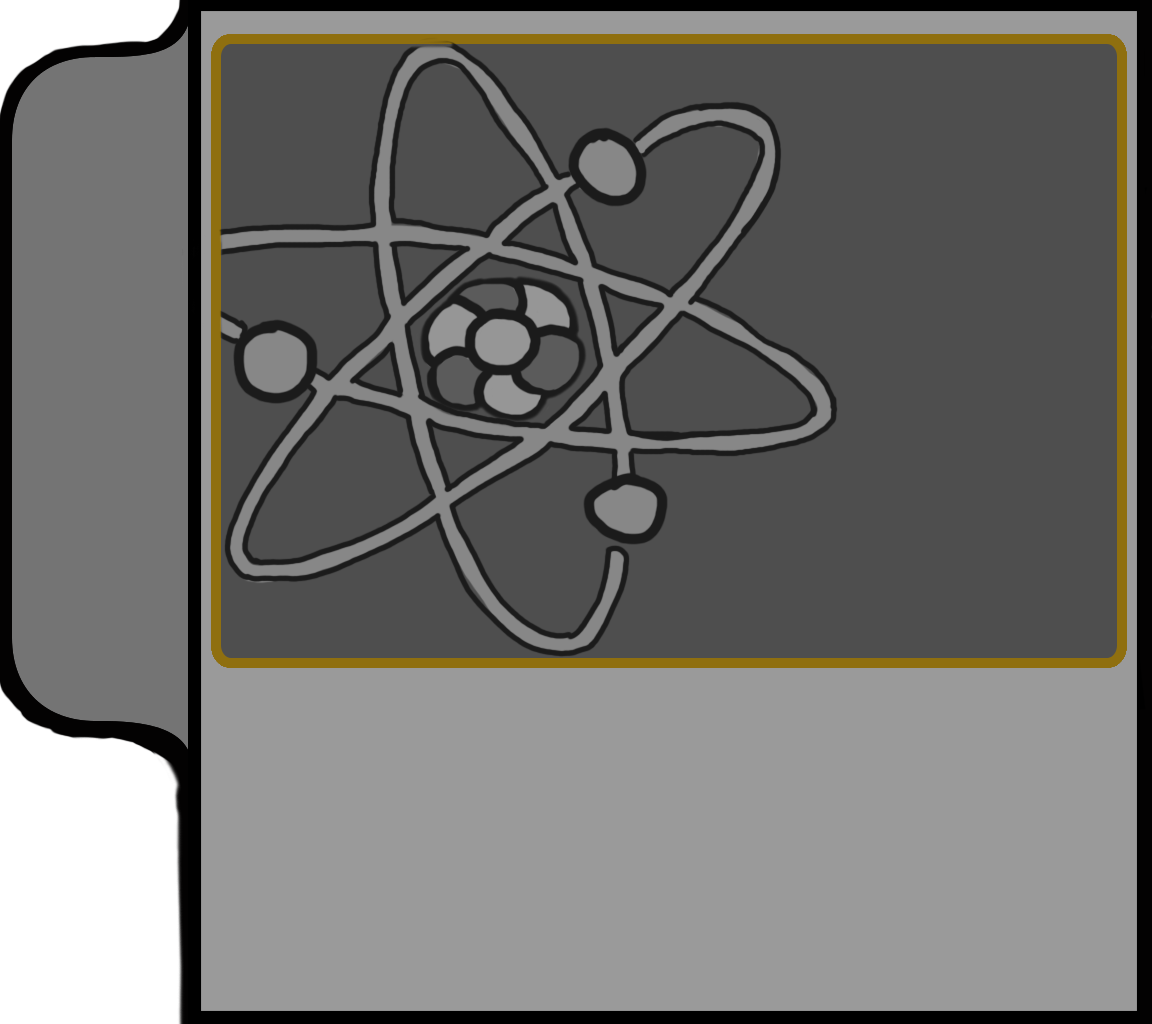
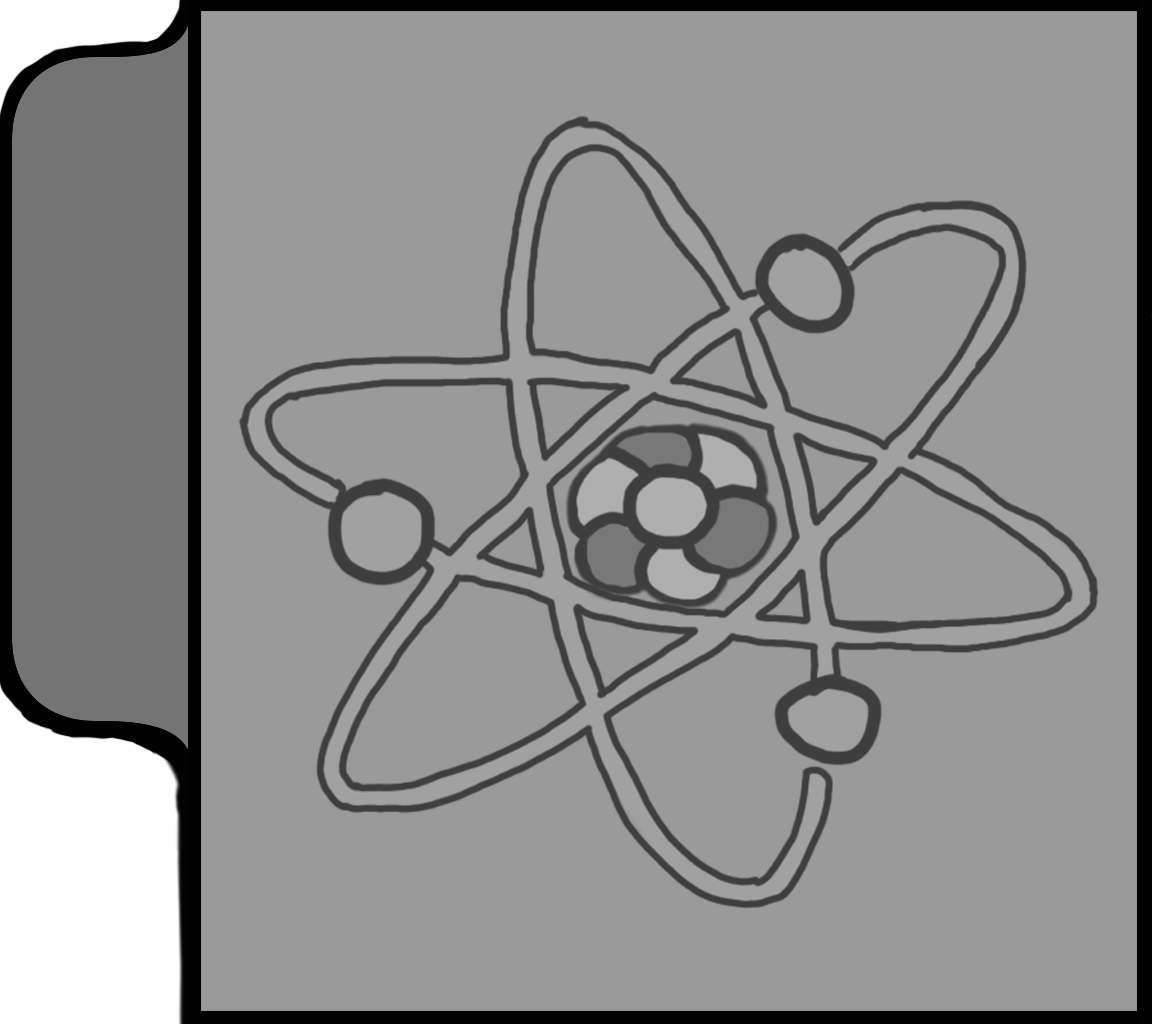
Revision of a layered w=1152, h=1024 image; what changed, layer by layer:
removed layer "Layer 4" over [182, 37, 838, 658]
showed "Layer 3", painted on it over [182, 115, 1099, 909]
removed layer "Rounded Rectangle 1" over [221, 44, 1117, 658]
